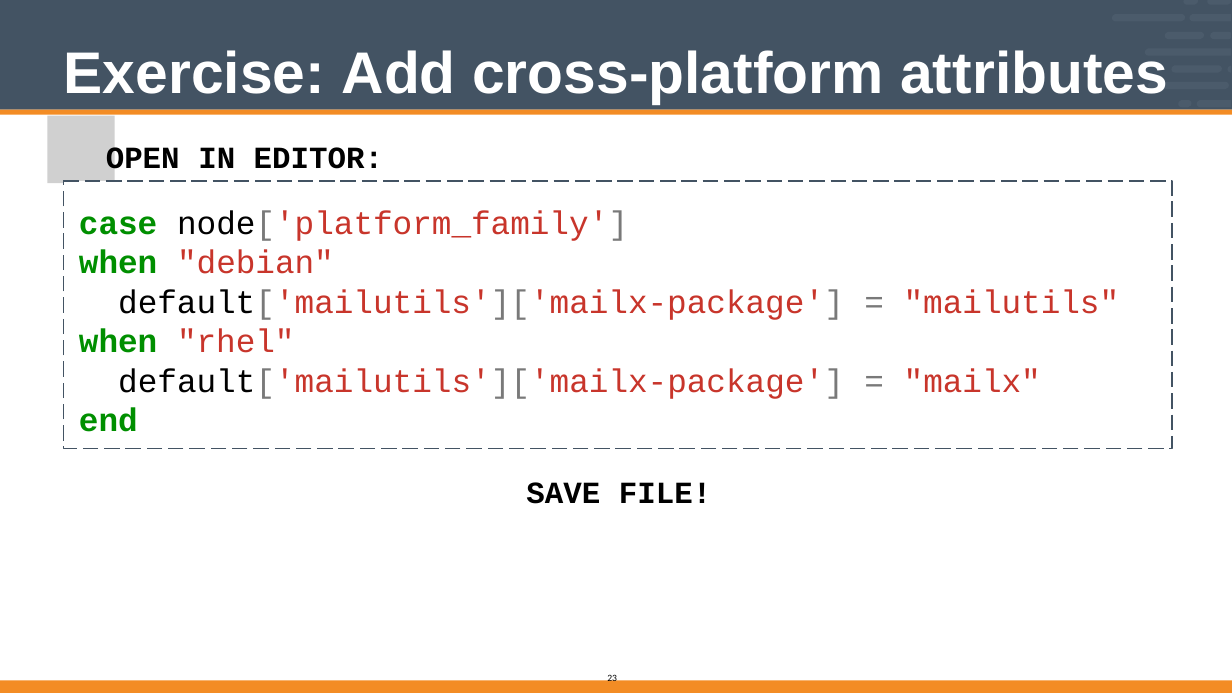
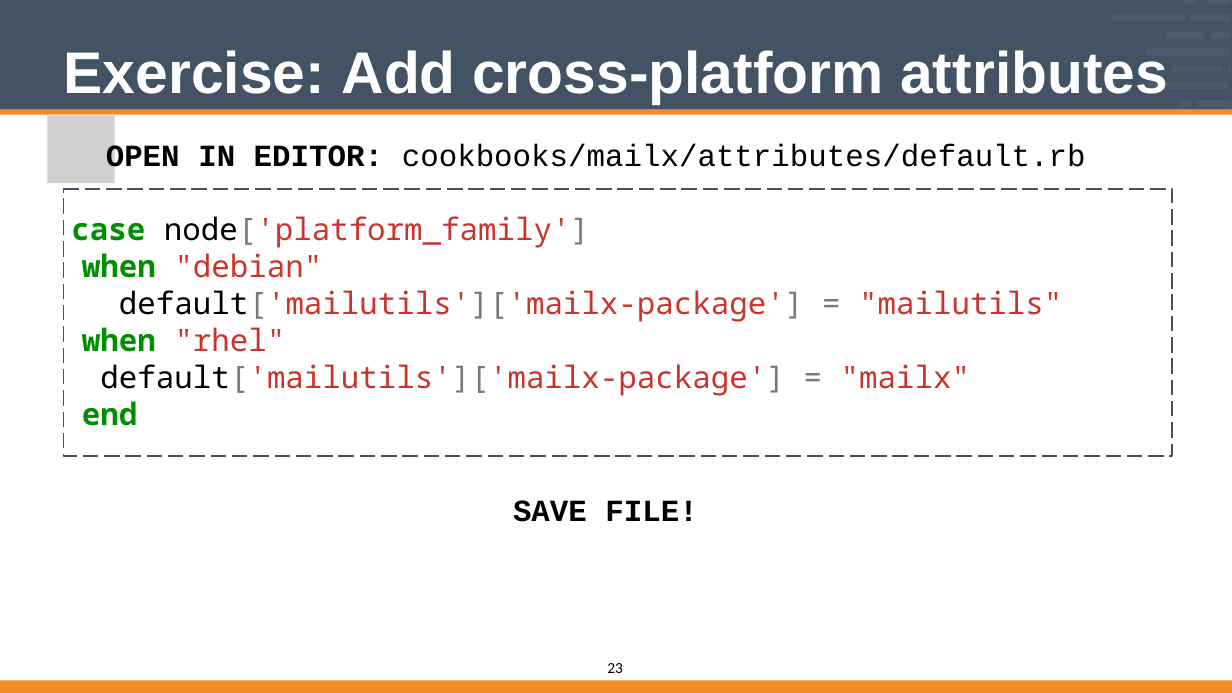
Before and after one commit to vinyar/chef-intermediate, a slide deck: slide 23 of Modules/12-Chef_Intermediate.pptx. Drawn at 1232x693 pixels with LibreOffice and Linux fonts; fonts in the diff are those of the drawing; grey boxes stand for pictures. Boxes give left, top, right and bottom in pixels: in the first picture for what was removed or moved away, otherwise in the second. Text is boxed around its words. In the diff, an @@ line names an element or a change of style, - is before the commit and + after.

Commit message:
Edited some text so this can be reviewed

```diff
--- a/Modules/12-Chef_Intermediate.pptx
+++ b/Modules/12-Chef_Intermediate.pptx
@@ text "OPEN IN EDITOR: cookbooks/mailx/attributes/default.rb" rewrapped from [106,146,790,214] to [106,143,1086,174] @@
@@ freeform shape "case node['platform_family']": place and size @@
-freeform shape "case node['platform_family']" at [64,181,1172,448]
+freeform shape "case node['platform_family']" at [64,188,1172,456]
@@ freeform shape removed at [64,181,1172,448] @@
@@ text in freeform shape at [71,216,1062,426]: text added @@
+case node['platform_family']
+when "debian"
+default['mailutils']['mailx-package'] = "mailutils"
+when "rhel"
+default['mailutils']['mailx-package'] = "mailx"
+end
@@ text removed at [79,216,157,274] @@
-case when
@@ text removed at [177,210,628,274] @@
-node['platform_family'] "debian"
@@ text removed at [118,289,844,320] @@
-default['mailutils']['mailx-package']
@@ text removed at [904,289,1120,314] @@
-= "mailutils"
@@ text removed at [79,329,844,504] @@
-when "rhel"
-default['mailutils']['mailx-package']
-end
-SAVE FILE!
@@ text removed at [904,368,1041,393] @@
-= "mailx"
@@ text added at [513,500,697,522], 32 pt, text #000000, bold @@
+SAVE FILE!
@@ page number: place and size @@
-page number at [607,673,617,684]
+page number at [607,663,623,673]
@@ page number at [607,663,623,673]: size 10 to 16 pt @@
```
Also in this commit, not shown: 25 other slides changed.
